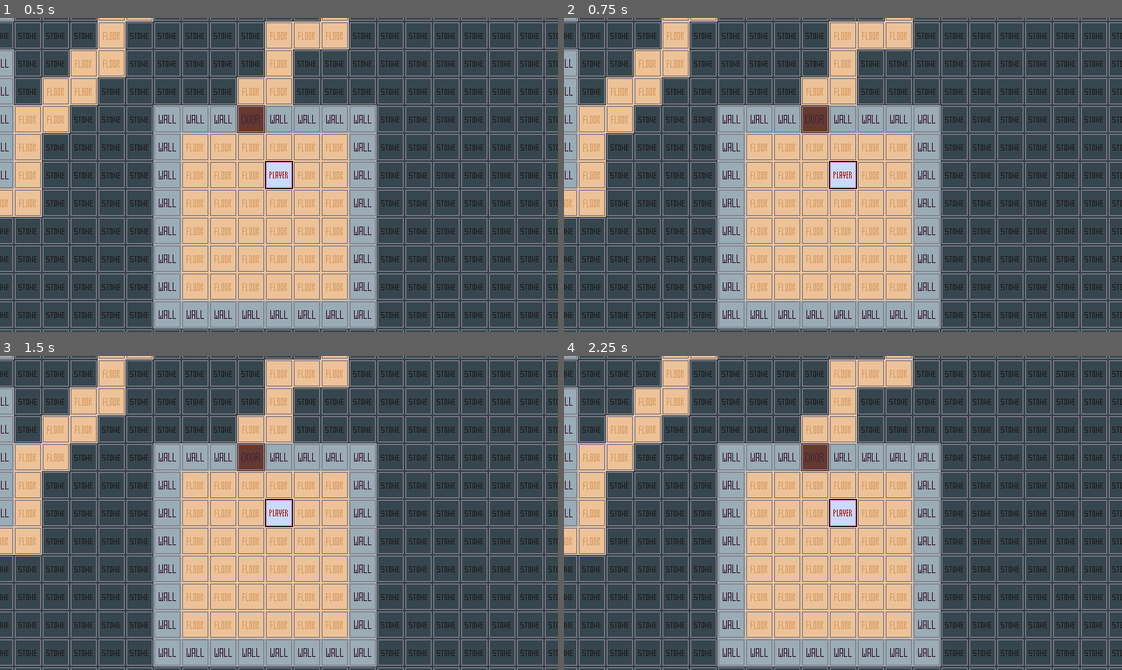
Above: before the commit, frames 1-4 (two rows, left to right).
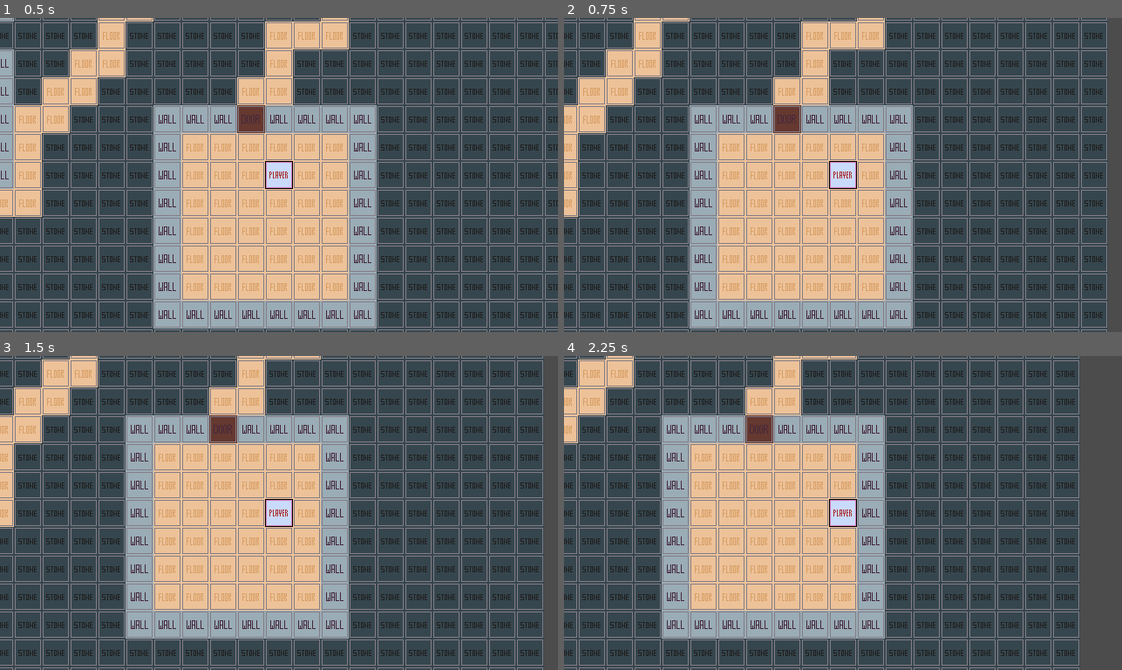
Above: after the commit, the same moments.

Repository: PiotrDawidziuk/mapgen01
Game: Godot game, scene res://Game.tscn
Two runs of this game, one before a commit and one after it. Both use one fixed random seed, a clock stepped at 60 frames per second and the inputs below.
Inputs:
- Up to frame 1 (0.5 s): no input
- Up to frame 2 (0.75 s): tap Enter at 0.5 s; hold Right (Right) from 0.53 s (still down)
- Up to frame 3 (1.5 s): tap Space at 1.25 s; release Right (Right) at 1.28 s; hold Down (Down) from 1.28 s (still down)
- Up to frame 4 (2.25 s): tap Enter at 2 s; release Down (Down) at 2.03 s; hold Right (Right) from 2.03 s (still down)

Frame 1 is identical in both runs. In frame 2, 20% of the frame differs, in the area x 0-100%, y 0-100%; in frame 3, 31%; in frame 4, 36%.

Commit message:
player can move around the map

Diff:
--- a/Game.gd
+++ b/Game.gd
@@ -3,6 +3,7 @@
 #objects created from other classes
 var level_builder = LevelBuilder.new()
 var consts = GameConsts.new()
+var tile_setter = TileSetter.new()
 
 #Current level
 var level_num = 0
@@ -30,7 +31,35 @@
 
 	update_visuals()
 
+func _input(event):
+	if !event.is_pressed():
+		return
+
+	if event.is_action("Left"):
+		try_move(-1,0)
+	if event.is_action("Right"):
+		try_move(1,0)
+	if event.is_action("Up"):
+		try_move(0,-1)
+	if event.is_action("Down"):
+		try_move(0,1)
+
+func try_move(dx,dy):
+	var x = player_tile.x + dx
+	var y = player_tile.y + dy
+	var tile_type = consts.Tile.Stone
+	#if x >= 0 && x < level_size.x && y >= 0 && y <level_size.y:
+	tile_type = map [x][y]
+
+	match tile_type:
+		consts.Tile.Floor:
+				player_tile = Vector2(x,y)
+
+		consts.Tile.Door:
+			tile_setter.set_tile(x,y,consts.Tile.Floor, map, tile_map)
+	update_visuals()
 
 func update_visuals():
 
 	player.position = player_tile * consts.TILE_SIZE
+	yield(get_tree().create_timer(0.000001), "timeout")
